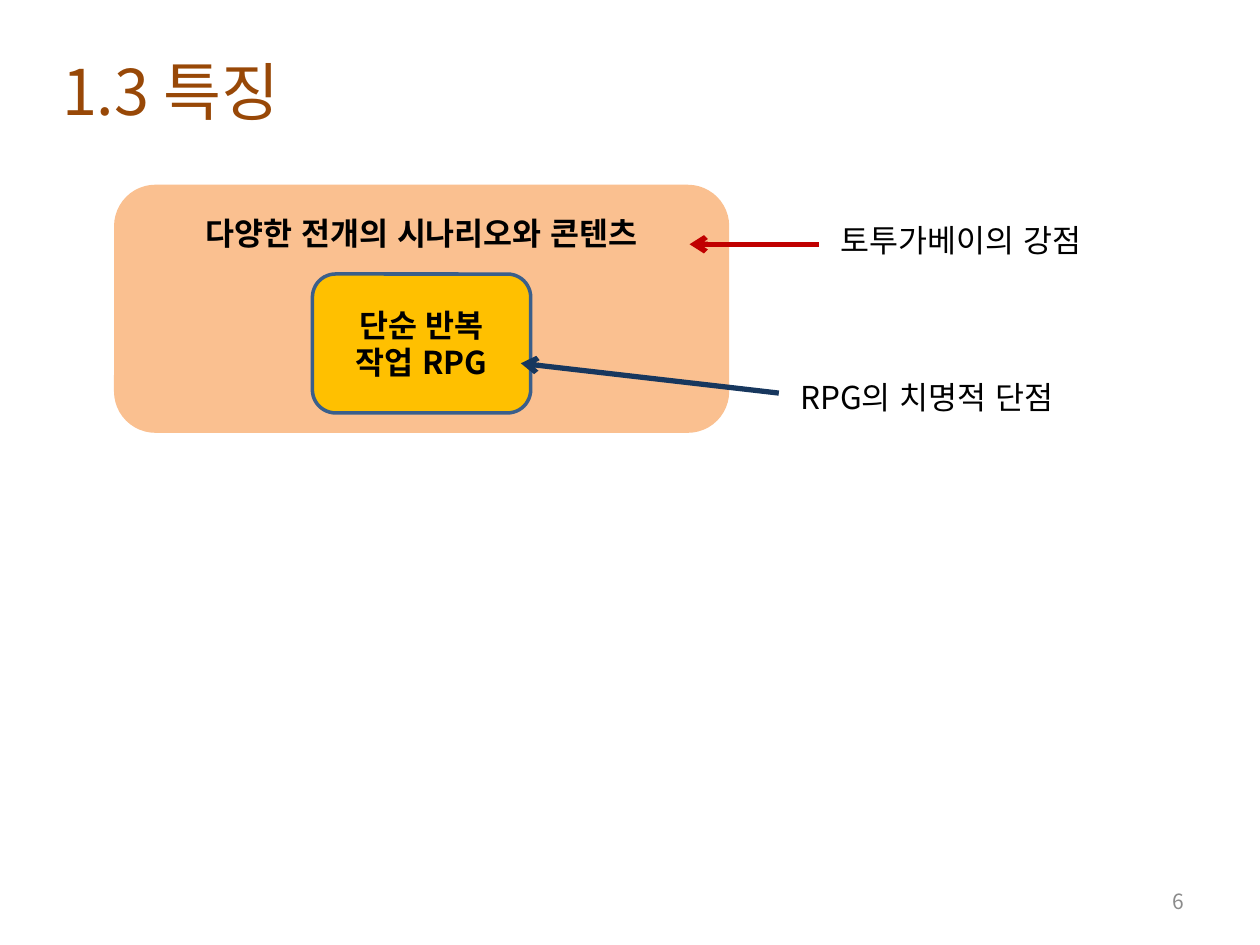
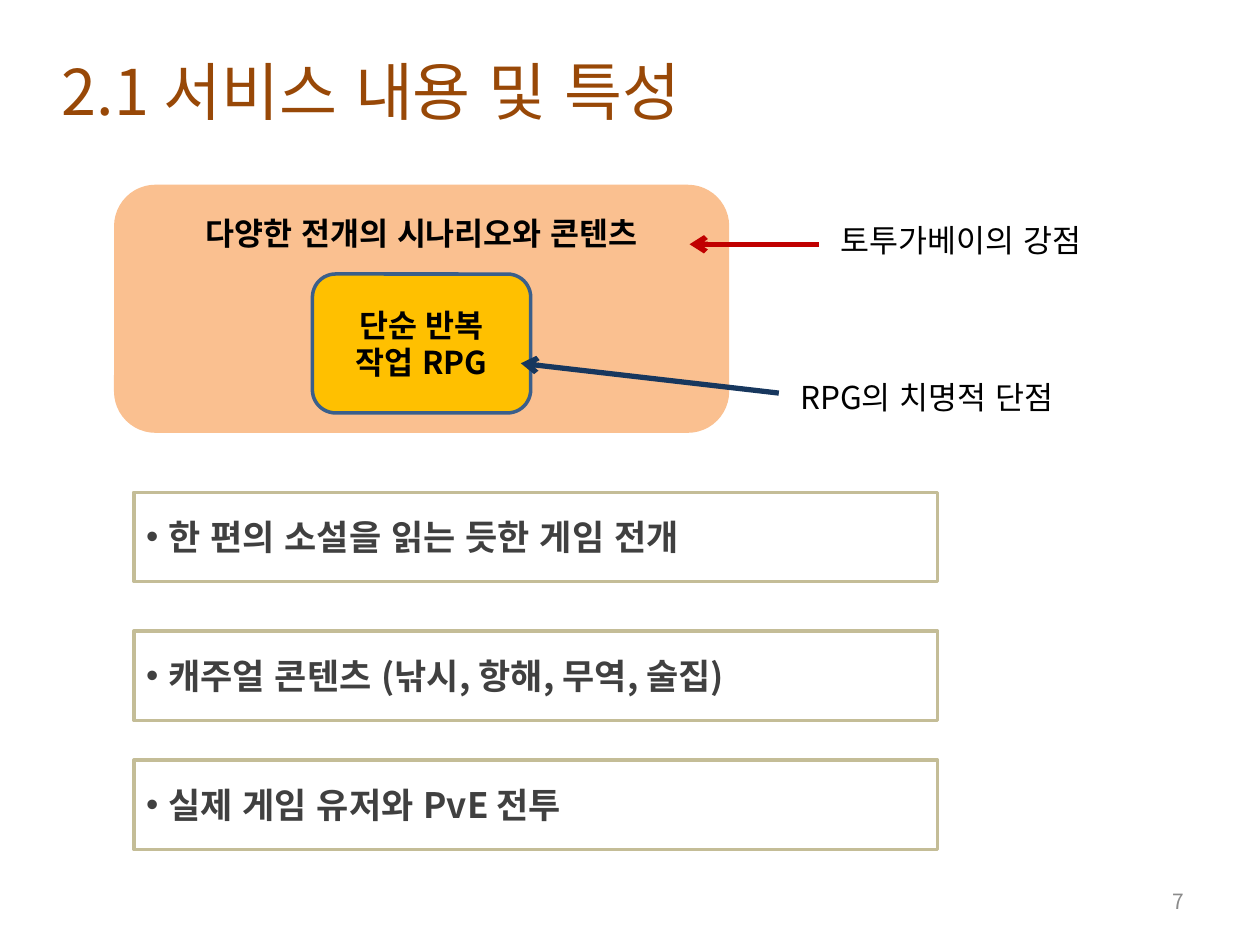
Before and after one commit to lge920904/planning_contest, a slide deck: slide 7 of tortuga bay 1.pptx (slide 6 before the commit). Drawn at 1260x945 pixels with LibreOffice and Linux fonts; fonts in the diff are those of the drawing; background and template pictures are left out. Boxes give left, top, right and bottom in pixels: in the first picture for what was removed or moved away, otherwise in the second. Text is boxed around its words. In the diff, an @@ line names an element or a change of style, - is before the commit and + after.

```diff
--- a/tortuga bay 1.pptx
+++ b/tortuga bay 1.pptx
@@ text at bbox=[62, 63, 680, 120]: text changed @@
-1.3 특징
+2.1 서비스 내용 및 특성
@@ rectangle added at bbox=[134, 493, 937, 582], outline #C4BD97 2 pt, 20 pt, text #404040, bold @@
+• 한 편의 소설을 읽는 듯한 게임 전개
@@ rectangle added at bbox=[134, 631, 937, 721], outline #C4BD97 2 pt, 20 pt, text #404040, bold @@
+• 캐주얼 콘텐츠 (낚시, 항해, 무역, 술집)
@@ rectangle added at bbox=[134, 760, 937, 849], outline #C4BD97 2 pt, 20 pt, text #404040, bold @@
+• 실제 게임 유저와 PvE 전투
@@ page number at bbox=[1173, 893, 1185, 909]: text changed @@
-6
+7
```
Also in this commit, not shown: 4 other slides changed, 13 slides added, 1 slide removed, 2 other files.
